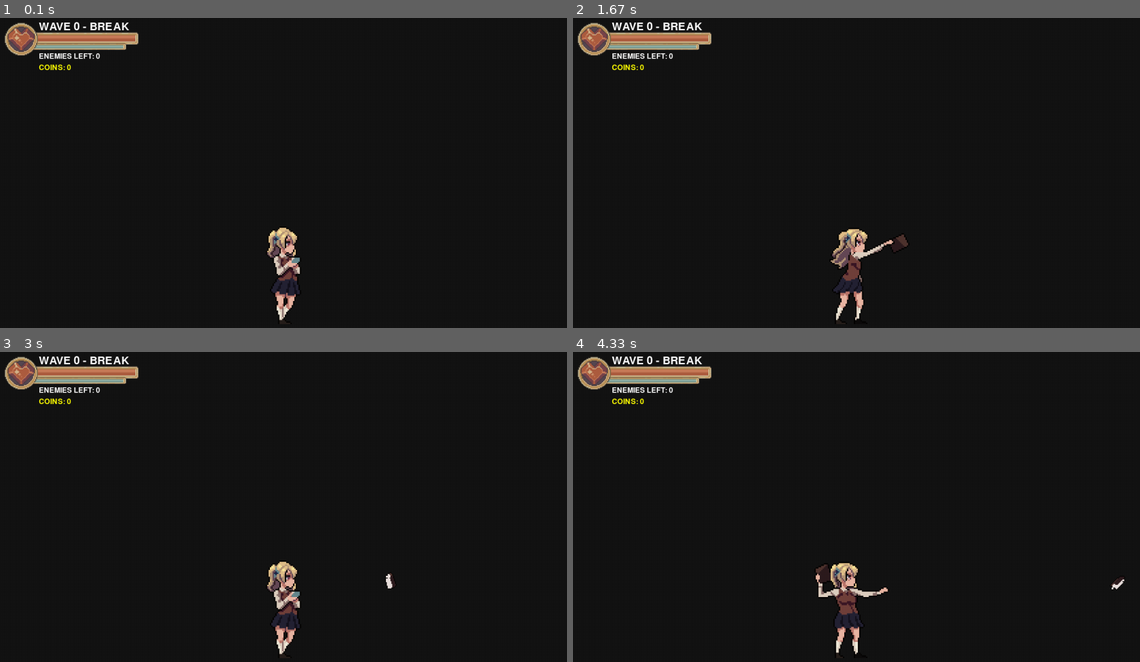
Above: before the commit, frames 1-4 (two rows, left to right).
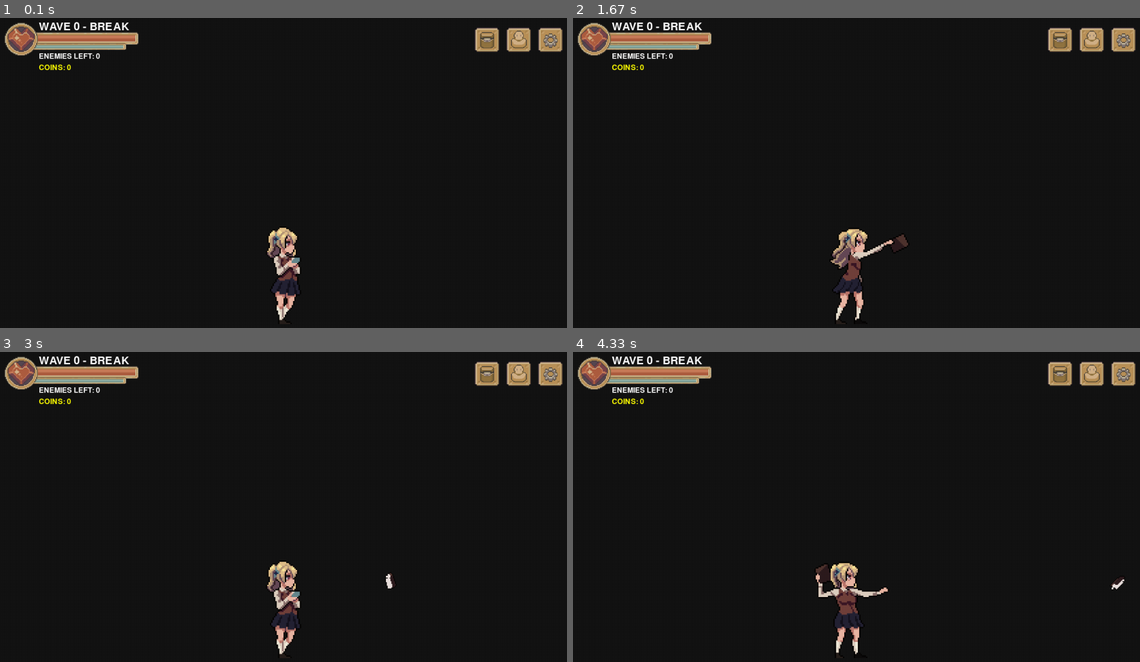
Above: after the commit, the same moments.

Repository: Mikegt106/Pygame_dev
Game: pygame game, started from main.py
The game is run twice, just before and just after one commit, with the same random seed, the same clock (stepped at 60 frames per second) and the same inputs.
Inputs (mouse positions are in pixels of both pictures, inside the frame that each line leads up to):
- Up to frame 1 (0.1 s): no input
- Up to frame 2 (1.67 s): click (856, 179) at 0.38 s; hold R 0.67-1.13 s; click (1060, 39) at 1.22 s
- Up to frame 3 (3 s): click (549, 373) at 1.72 s; click (294, 404) at 2.22 s
- Up to frame 4 (4.33 s): click (1088, 373) at 3.05 s; click (1009, 485) at 4.05 s

The runs differ from the first frame. In frame 1, 1.0% of the frame differs, in the area x 83-100%, y 3-11%; in frame 2, 1.0%; in frame 3, 1.0%; in frame 4, 1.0%.

Commit message:
menu inserted succesfully

Diff:
--- a/main.py
+++ b/main.py
@@ -4,10 +4,11 @@
 import entities.enemies  # IMPORTANT: registreert enemy classes
 
 from entities import Player
-from ui_statbar import StatBarUI
+from ui.ui_statbar import StatBarUI
 from spawner import EnemySpawner
 from wave_system import WaveSystem
 from loot_system import LootSystem
+from ui.menu_ui import MenuUI
 
 pygame.init()
 
@@ -21,6 +22,7 @@
 WORLD_WIDTH = 6000
 
 statui = StatBarUI()
+menu_ui = MenuUI(screen, scale=1.6)
 loot_sys = LootSystem(coins_min=0, coins_max=4)
 
 # --------------------------------------------------
@@ -71,7 +73,15 @@
             running = False
 
         if event.type == pygame.KEYDOWN and event.key == pygame.K_r:
-            player, projectiles, enemies, pickups = reset_game()  # ✅ pickups ook resetten
+            player, projectiles, enemies, pickups = reset_game()
+
+        clicked = menu_ui.handle_event(event)
+        if clicked == 0:
+            print("Backpack clicked")
+        elif clicked == 1:
+            print("Profile clicked")
+        elif clicked == 2:
+            print("Settings clicked")
 
     keys = pygame.key.get_pressed()
 
@@ -108,28 +118,16 @@
         p.update(dt)
 
     # --------------------------------------------------
-    # PICKUPS UPDATE  ✅
+    # PICKUPS UPDATE
     # --------------------------------------------------
     for c in pickups:
         was_collected = getattr(c, "collected", False)
+
+        # coin beslist zelf magnet + collect
         c.update(dt, player.rect.midbottom)
 
-        # als hij net collected is geworden -> coins adden 1x
         if (not was_collected) and getattr(c, "collected", False):
             player.coins = getattr(player, "coins", 0) + getattr(c, "value", 1)
-
-        PICKUP_DIST = 22
-
-        px, py = player.rect.midbottom
-        cx, cy = c.rect.center
-
-        dx = px - cx
-        dy = py - cy
-
-        if (dx*dx + dy*dy) <= (PICKUP_DIST * PICKUP_DIST):
-            player.coins = getattr(player, "coins", 0) + getattr(c, "value", 1)
-            c.dead = True
-            continue
 
     # --------------------------------------------------
     # COLLISIONS (projectiles -> enemies)
@@ -202,6 +200,7 @@
         screen.blit(toast, rect)
 
     statui.draw(screen)
+    menu_ui.draw()
     player.draw(screen)
 
     for e in enemies:
--- /dev/null
+++ b/ui/menu_ui.py
@@ -0,0 +1,75 @@
+# ui/menu_ui.py
+import pygame
+
+
+class MenuUI:
+    def __init__(self, screen: pygame.Surface, scale: float = 1.6, margin: int = 24, spacing: int = 10):
+        self.screen = screen
+        self.scale = float(scale)
+        self.margin = int(margin)
+        self.spacing = int(spacing * self.scale)
+
+        # -------------------------
+        # load + scale assets
+        # -------------------------
+        box_raw = pygame.image.load("assets/MenuUI/MenuBox.png").convert_alpha()
+        icon_paths = [
+            "assets/MenuUI/Backpack.png",
+            "assets/MenuUI/Profile.png",
+            "assets/MenuUI/Settings.png",
+        ]
+
+        self.box = pygame.transform.scale(
+            box_raw,
+            (int(box_raw.get_width() * self.scale), int(box_raw.get_height() * self.scale))
+        )
+
+        self.icons = []
+        for p in icon_paths:
+            img = pygame.image.load(p).convert_alpha()
+            self.icons.append(
+                pygame.transform.scale(
+                    img,
+                    (int(img.get_width() * self.scale), int(img.get_height() * self.scale))
+                )
+            )
+
+        self.box_w = self.box.get_width()
+        self.box_h = self.box.get_height()
+
+        # -------------------------
+        # position: top-right
+        # -------------------------
+        screen_w = self.screen.get_width()
+        total_w = (3 * self.box_w) + (2 * self.spacing)
+
+        self.x = screen_w - total_w - self.margin
+        self.y = self.margin
+
+        # clickable rects
+        self.rects = []
+        for i in range(3):
+            bx = self.x + i * (self.box_w + self.spacing)
+            by = self.y
+            self.rects.append(pygame.Rect(bx, by, self.box_w, self.box_h))
+
+    # -------------------------
+    def handle_event(self, event):
+        if event.type == pygame.MOUSEBUTTONDOWN and event.button == 1:
+            for i, r in enumerate(self.rects):
+                if r.collidepoint(event.pos):
+                    return i
+        return None
+
+    # -------------------------
+    def draw(self):
+        for i, icon in enumerate(self.icons):
+            r = self.rects[i]
+
+            # box
+            self.screen.blit(self.box, r.topleft)
+
+            # center icon
+            ix = r.x + (r.width - icon.get_width()) // 2
+            iy = r.y + (r.height - icon.get_height()) // 2
+            self.screen.blit(icon, (ix, iy))
Binary file added: assets/MenuUI/Backpack.png
Binary file added: assets/MenuUI/MenuBox.png
Binary file added: assets/MenuUI/Profile.png
Binary file added: assets/MenuUI/Settings.png
Empty file added: ui/__init__.py
Renamed: ui_statbar.py -> ui/ui_statbar.py
Not shown, changed: .DS_Store
Not shown, changed: assets/.DS_Store
